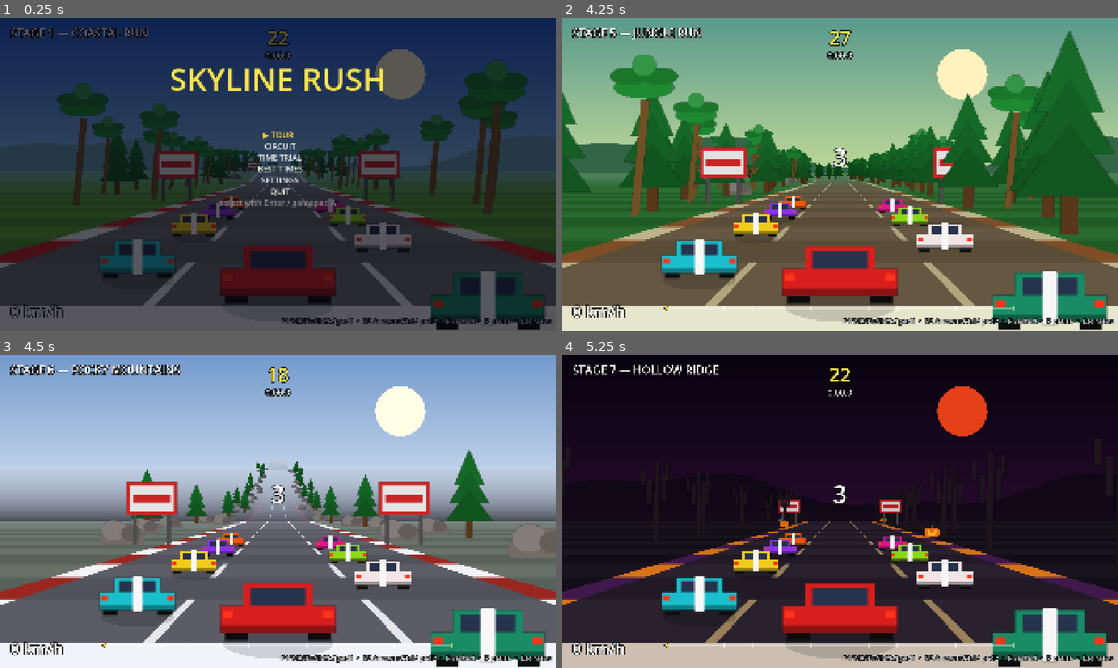
Above: before the commit, frames 1-4 (two rows, left to right).
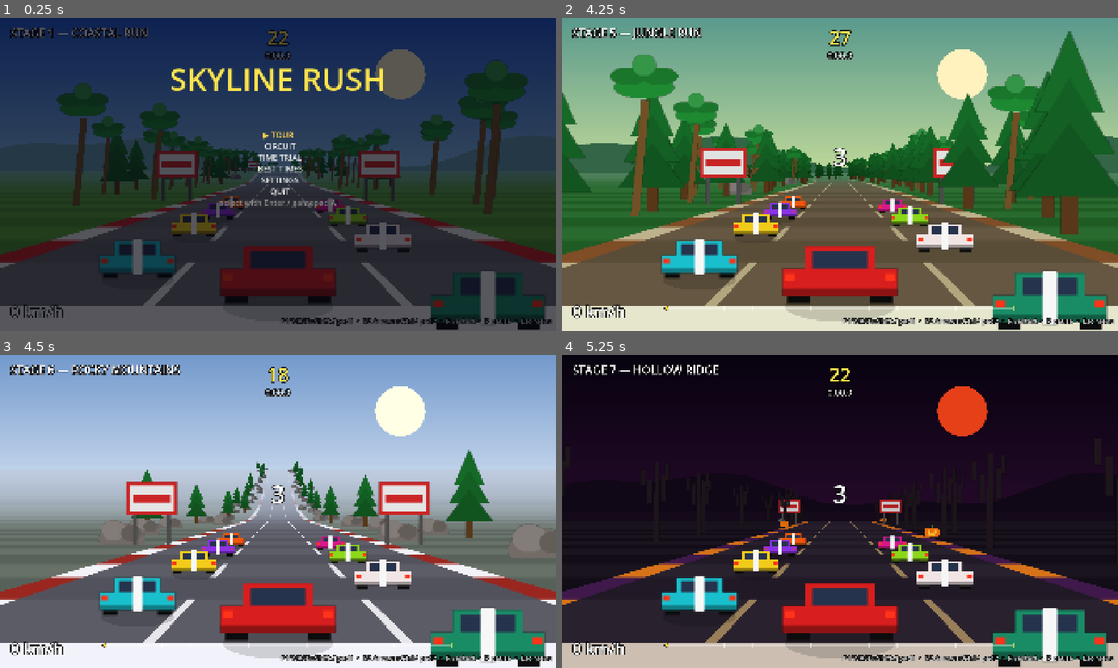
Above: after the commit, the same moments.

Repository: csmallfield/Racer2D
Game: Godot game, scene res://scenes/main.tscn
Same seed, same stepped clock (60 frames per second), same inputs: the game is played once before the commit and once after it.
Inputs:
- Up to frame 1 (0.25 s): no input
- Up to frame 2 (4.25 s): tap Enter (ui_accept) at 0.5, 0.77, 1.25, 1.52, 2.75, 3.02, 3.77 s; hold D (p0_steer_right) 0.53-1.28 s; tap N (next_level) every 0.75 s from 0.6 to 3.6 s; hold Down (ui_down) 1.28-2.03 s; tap R (restart) at 2, 3.5 s; hold D (p0_steer_right) 2.03-2.78 s; hold Up (ui_up) 2.78-3.53 s; hold A (p0_steer_left) from 3.53 s (still down)
- Up to frame 3 (4.5 s): keep holding A (p0_steer_left); tap Enter (ui_accept) at 4.25 s; tap N (next_level) at 4.35 s
- Up to frame 4 (5.25 s): tap Enter (ui_accept) at 4.52 s; release A (p0_steer_left) at 5.03 s; hold Down (ui_down) from 5.03 s (still down); tap N (next_level) at 5.1 s

Frames 1-2 are identical in both runs. In frame 3, 3.5% of the frame differs, in the area x 0-100%, y 36-54%; in frame 4, nothing differs.

Commit message:
tunnel is better but still pretty bad, currently disabled

Diff:
--- a/outrun_pseudo3d/scripts/levels/level_06_mountains.gd
+++ b/outrun_pseudo3d/scripts/levels/level_06_mountains.gd
@@ -40,7 +40,7 @@
 	# underneath — here a LONG uphill, proving the ceiling tracks elevation.
 	var tun_start := b.segments.size()
 	b.add_hill(R.LENGTH.LONG, 120)
-	b.mark_tunnel(tun_start, b.segments.size())   # default ceiling + soft mouths
+	#b.mark_tunnel(tun_start, b.segments.size(), 2500.0)   # tight bore, soft mouths
 	b.add_hill(R.LENGTH.SHORT, -60)
 	b.add_curve(R.LENGTH.MEDIUM, R.CURVE.HARD, -40)
 	b.add_straight(R.LENGTH.SHORT)
--- a/outrun_pseudo3d/scripts/road_renderer.gd
+++ b/outrun_pseudo3d/scripts/road_renderer.gd
@@ -201,6 +201,11 @@
 	# keeps its shape while scrolling (codeincomplete's dx trick).
 	var dx: float = -(base.curve * base_percent)
 	var apron_drawn := false
+	# Visible tunnel slices, collected near->far here, drawn far->near in a
+	# dedicated pass AFTER the road so the enclosure paints over any exterior
+	# grass that bleeds in near the exit (kills the flashing mouth) and nearer
+	# slices correctly overlap farther ones.
+	var tunnel_slices: Array = []
 
 	for n in range(draw_distance):
 		var seg: Dictionary = segments[(base.index + n) % seg_count]
@@ -222,7 +227,18 @@
 			_draw_apron(seg, w, h, _fog_amount(n), th)
 			apron_drawn = true
 		_draw_segment(seg, w, h, _fog_amount(n), th)
+		if seg.get("tunnel", false):
+			tunnel_slices.append({"seg": seg, "fog": _fog_amount(n)})
 		maxy = seg.p2.screen.y
+
+	# --- Pass 1b: tunnel enclosure (ceiling + walls), far->near, on top of
+	# the road pass so exterior grass can't overpaint the bore. ---
+	for i in range(tunnel_slices.size() - 1, -1, -1):
+		var ts: Dictionary = tunnel_slices[i]
+		var tseg: Dictionary = ts.seg
+		_draw_tunnel(tseg, h, ts.fog, th,
+				tseg.p1.screen.x, tseg.p1.screen.y, tseg.p1.screen.w,
+				tseg.p2.screen.x, tseg.p2.screen.y, tseg.p2.screen.w)
 
 	# --- Pass 2: sprites and cars, back to front (painter's algorithm).
 	# The local player is interleaved at his TRUE depth (player_z() ahead
@@ -268,6 +284,8 @@
 			var py: float = seg.p1.screen.y - hover * psc * h * 0.5
 			_draw_sprite("boost_pickup", psc, px, py, seg.clip, w, fog_mod)
 
+		if seg.get("tunnel", false):
+			continue   # no roadside billboards inside the bore
 		for spr in seg.sprites:
 			var sc: float = seg.p1.screen.scale
 			var sx: float = seg.p1.screen.x + sc * float(spr.offset) * ROAD_WIDTH * _ref_w * 0.5
@@ -351,13 +369,10 @@
 	var w2: float = seg.p2.screen.w
 
 	# Grass strip for this slice. (Inside a tunnel _road_colors has already
-	# turned this into the dark floor/wall base, and it sits BELOW the slice's
-	# far edge, so it never covers the bright exit further down the bore.)
+	# turned this into the dark floor, and it sits BELOW the slice's far edge,
+	# so it never covers the bright exit further down the bore.) The ceiling
+	# and walls are drawn later in Pass 1b, on top of exterior geometry.
 	draw_rect(Rect2(0, y2, w, y1 - y2), grass)
-
-	# Ceiling + walls, drawn before the ribbon so the road edge stays crisp.
-	if seg.get("tunnel", false):
-		_draw_tunnel(seg, h, fog, th, x1, y1, w1, x2, y2, w2)
 
 	var draw_lanes: bool = seg.color == 0 and seg.special == ""
 	var lane_col: Color = th.lane.lerp(th.fog, fog)
--- a/outrun_pseudo3d/scripts/track_builder.gd
+++ b/outrun_pseudo3d/scripts/track_builder.gd
@@ -146,7 +146,7 @@
 ##   mouth          : segments over which the lighting fades in at each end,
 ##                    so entering/exiting isn't a hard wall of black (0 = cut)
 func mark_tunnel(from_index: int, to_index: int,
-		ceiling_height: float = 5000.0, mouth: int = 8) -> void:
+		ceiling_height: float = 1600.0, mouth: int = 8) -> void:
 	var a := clampi(from_index, 0, segments.size())
 	var b := clampi(to_index, 0, segments.size())
 	if b - a <= 0:
@@ -163,7 +163,7 @@
 
 ## Convenience: lay a tunnelled stretch in one call, eased like add_road.
 ## `length` is the total segment count (split into enter/hold/leave thirds).
-func add_tunnel(length: int, ceiling_height: float = 5000.0, mouth: int = 8,
+func add_tunnel(length: int, ceiling_height: float = 1600.0, mouth: int = 8,
 		curve: float = 0.0, y: float = 0.0) -> void:
 	var start := segments.size()
 	var third := maxi(1, length / 3)
